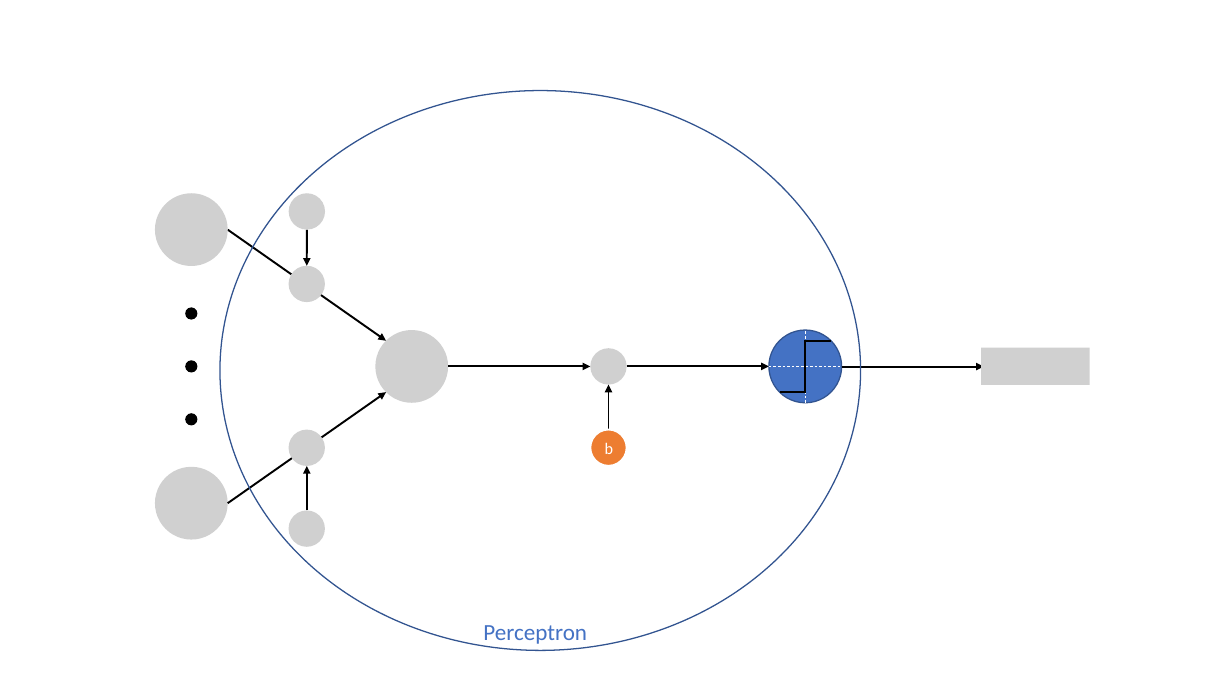
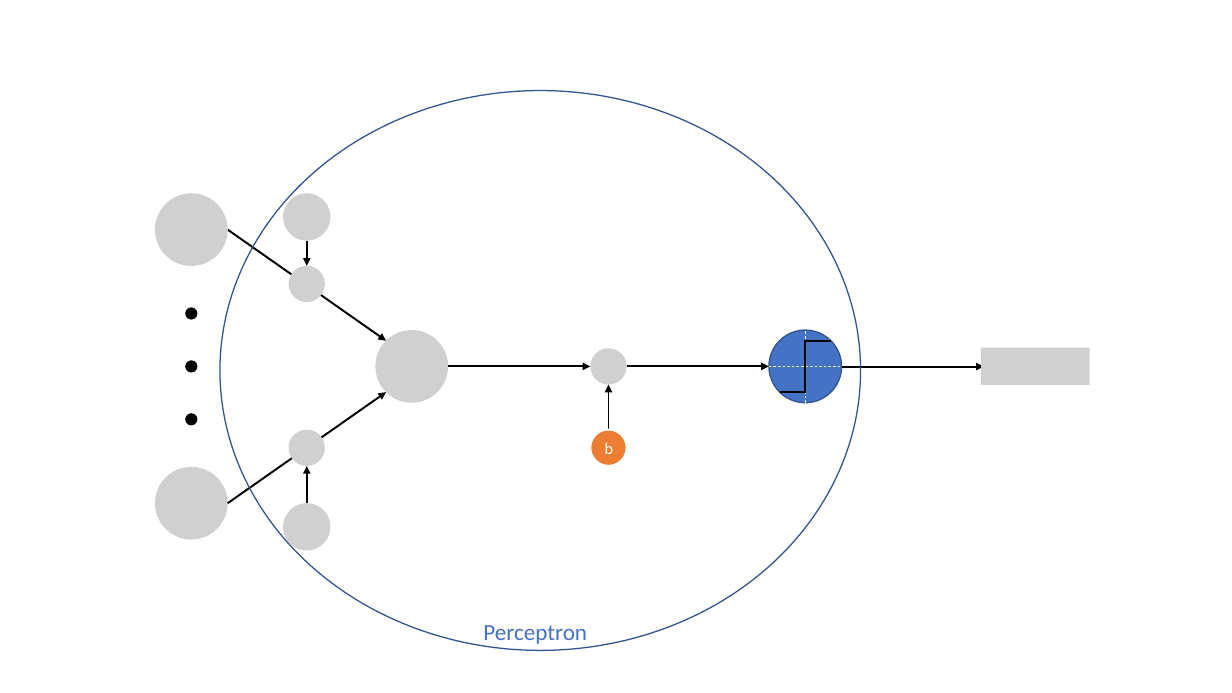
Before and after one commit to ggheysen/UCL-EPL-Master-Thesis-2019-2020, a slide deck: slide 1 of Image/perceptron.pptx. Drawn at 1232x693 pixels with LibreOffice and Linux fonts; fonts in the diff are those of the drawing; grey boxes stand for pictures. Boxes give left, top, right and bottom in pixels: in the first picture for what was removed or moved away, otherwise in the second. Text is boxed around its words. In the diff, an @@ line names an element or a change of style, - is before the commit and + after.

```diff
--- a/Image/perceptron.pptx
+++ b/Image/perceptron.pptx
@@ picture: place and size @@
-picture at bbox=[288, 193, 324, 229]
+picture at bbox=[283, 193, 330, 240]
@@ arrow moved from (307, 230) - (307, 266) to (307, 240) - (307, 266) @@
@@ arrow moved from (307, 510) - (307, 466) to (307, 504) - (307, 466) @@
@@ picture: place and size @@
-picture at bbox=[288, 510, 324, 546]
+picture at bbox=[283, 504, 330, 551]
```
Also in this commit, not shown: 17 other files.
